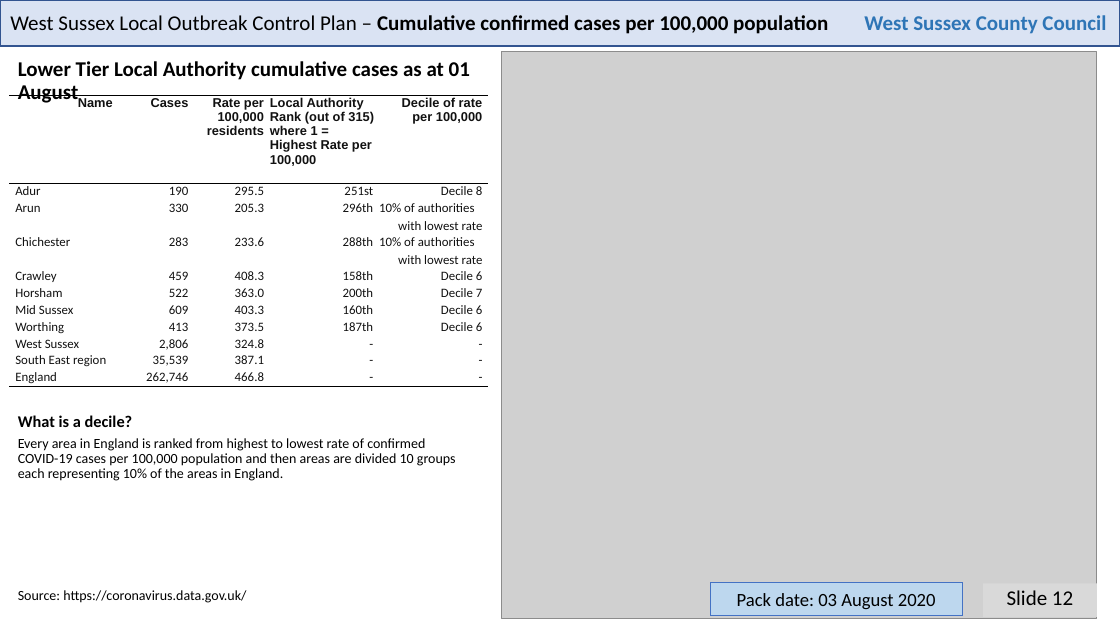
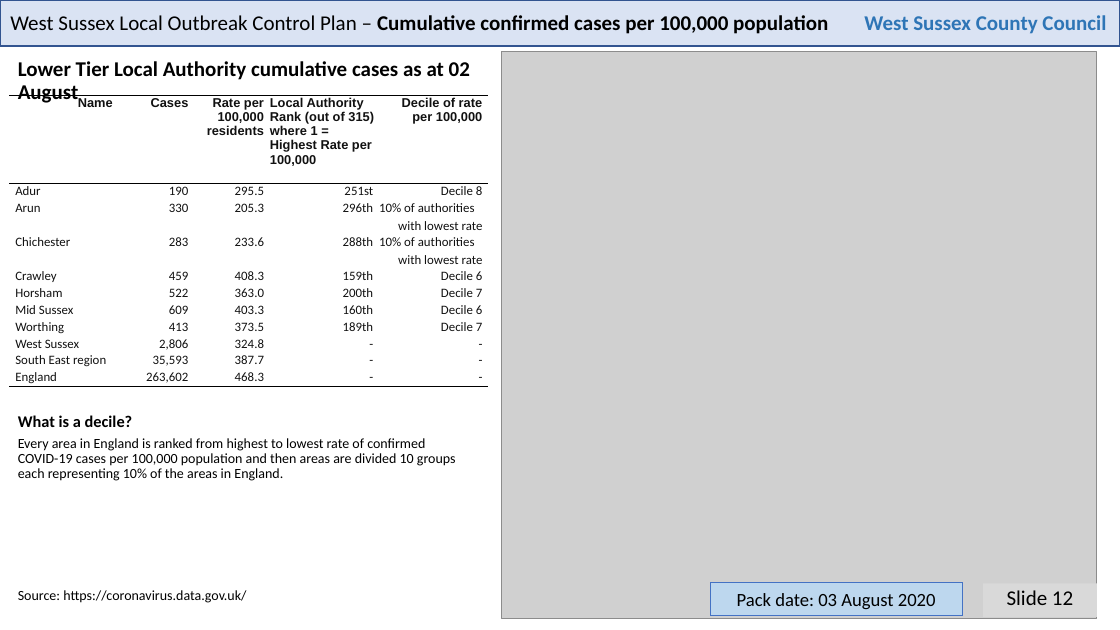
Before and after one commit to psychty/wsx_covid_datapack_public, a slide deck: slide 12 of Latest_West_Sussex_C19_slide_deck.pptx. Drawn at 1120x630 pixels with LibreOffice and Linux fonts; fonts in the diff are those of the drawing; grey boxes stand for pictures. Boxes give left, top, right and bottom in pixels: in the first picture for what was removed or moved away, otherwise in the second. Text is boxed around its words. In the diff, an @@ line names an element or a change of style, - is before the commit and + after.

```diff
--- a/Latest_West_Sussex_C19_slide_deck.pptx
+++ b/Latest_West_Sussex_C19_slide_deck.pptx
@@ text at (18, 61, 470, 106): text changed @@
-Lower Tier Local Authority cumulative cases as at 01 August
+Lower Tier Local Authority cumulative cases as at 02 August
@@ table at (9, 96, 488, 387) @@
-row 5, column 4: 158th
+row 5, column 4: 159th
-row 8, column 4: 187th
+row 8, column 4: 189th
-row 8, column 5: Decile 6
+row 8, column 5: Decile 7
-row 10, column 2: 35,539
+row 10, column 2: 35,593
-row 10, column 3: 387.1
+row 10, column 3: 387.7
-row 11, column 2: 262,746
+row 11, column 2: 263,602
-row 11, column 3: 466.8
+row 11, column 3: 468.3
```
Also in this commit, not shown: 2 other slides changed, 40 other files.
